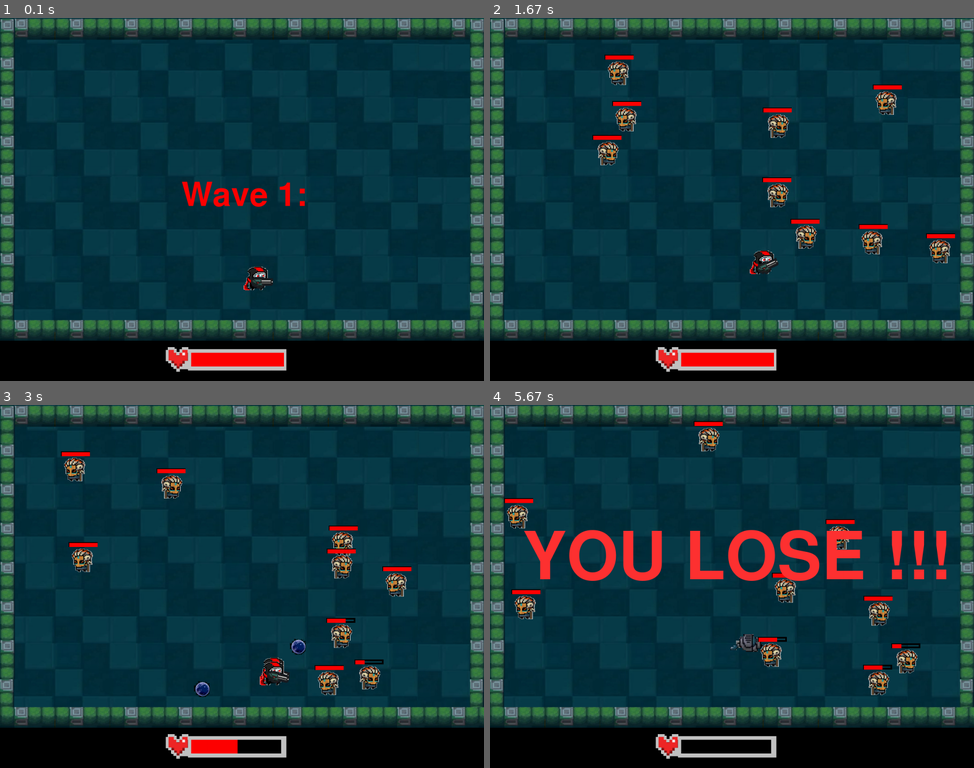
Above: before the commit, frames 1-4 (two rows, left to right).
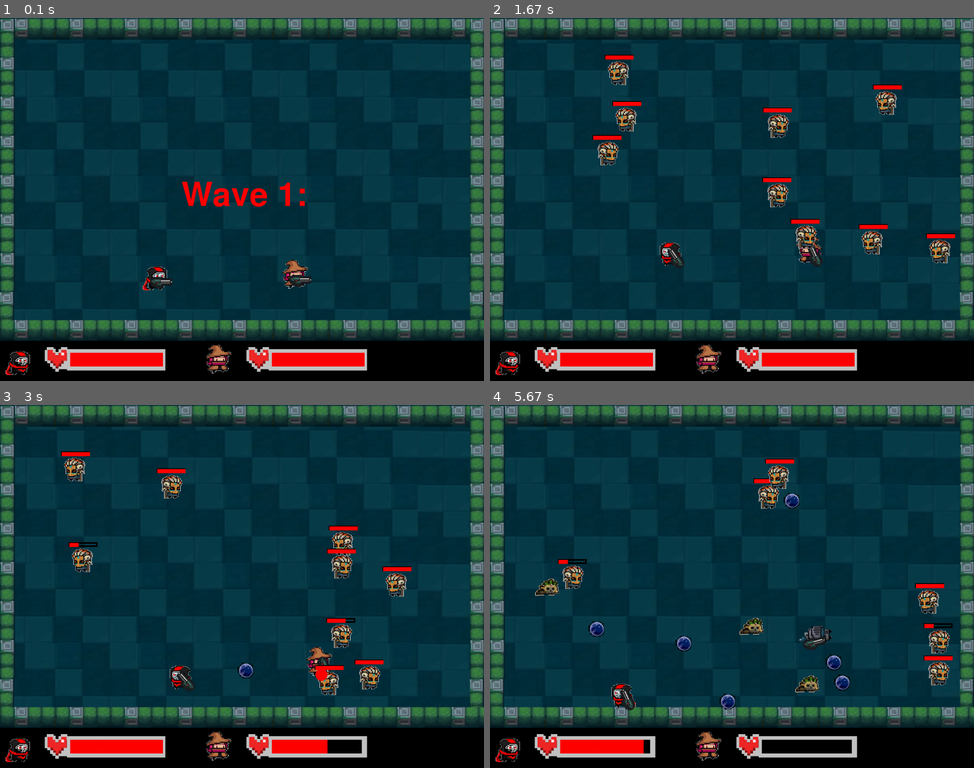
Above: after the commit, the same moments.

Repository: AlexPrilepin/-Pygame
Game: pygame game, started from pygraph.py
Two runs of this game, one before a commit and one after it. Both use one fixed random seed, a clock stepped at 60 frames per second and the inputs below.
Inputs (mouse positions are in pixels of both pictures, inside the frame that each line leads up to):
- Up to frame 1 (0.1 s): no input
- Up to frame 2 (1.67 s): tap Space at 0.33 s; hold D 0.67-1.13 s; hold Right 0.67-1.13 s; move the mouse to (775, 112) at 0.7 s; hold W 1.17-1.47 s; hold Up 1.17-1.47 s; move the mouse to (775, 105) at 1.2 s; press the mouse at (577, 243) at 1.53 s; move the mouse to (640, 228) at 1.63 s
- Up to frame 3 (3 s): release the mouse at (208, 601) at 1.77 s; hold D 1.83-2.3 s; hold Right 1.83-2.3 s; click (401, 470) at 1.92 s; hold A 2.33-2.87 s; hold Left 2.33-2.87 s; click (266, 477) at 2.42 s; hold S from 2.9 s (still down); hold Down from 2.9 s (still down); tap Space at 2.97 s; click (309, 506) at 2.98 s
- Up to frame 4 (5.67 s): release S at 3.2 s; release Down at 3.2 s; hold A 3.23-3.63 s; hold Left 3.23-3.63 s; tap Space at 3.3, 3.6, 3.73, 4.13, 4.43, 4.8, 5.2, 5.5 s; click (702, 604) at 3.32 s; hold W 3.67-4.03 s; hold Up 3.67-4.03 s; click (552, 561) at 3.75 s; hold D 4.07-4.7 s; hold Right 4.07-4.7 s; click (717, 582) at 4.15 s; hold S 4.73-5.1 s; hold Down 4.73-5.1 s; click (828, 564) at 4.82 s; hold A 5.13-5.6 s; hold Left 5.13-5.6 s; click (867, 717) at 5.22 s; hold D from 5.63 s (still down); hold Right from 5.63 s (still down)

The runs differ from the first frame. In frame 1, 4.9% of the frame differs, in the area x 1-76%, y 66-99%; in frame 2, 4.8%; in frame 3, 5.1%; in frame 4, 14%, in the area x 1-96%, y 4-99%.

Commit message:
Add files via upload

Diff:
--- a/pygraph.py
+++ b/pygraph.py
@@ -37,7 +37,7 @@
 hc.set_colorkey((255, 255, 255))
 
 aim = True
-GG = False
+GG_1, GG_2 = False, False
 courpses = []
 
 class Nepice:
@@ -48,7 +48,7 @@
         self.x = x
         self.hp = 10
         self.damage = 1
-        self.cd = 50
+        self.cd = randint(45, 55)
 
     def get_damage(self, amount):
         global courpses
@@ -76,7 +76,10 @@
         pass
 
     def attack(self):
-        aim_x, aim_y = hero.x, hero.y
+        if (sqrt((hero_2.x - self.x) ** 2 + (hero_2.y - self.y) ** 2) <= sqrt((hero.x - self.x) ** 2 + (hero.y - self.y) ** 2) and hero_2.hp > 0) or hero.hp <= 0:
+            aim_x, aim_y = hero_2.x, hero_2.y
+        else:
+            aim_x, aim_y = hero.x, hero.y
         bullets.append(NPC_bullet(self.x, self.y, aim_x, aim_y))
 
 
@@ -128,8 +131,11 @@
         if self.x < 30 or self.x > 1112 or self.y < 30 or self.y > 680:
             pygame.draw.circle(screen, (0, 0, 255), (self.x + 30, self.y + 55), 15)
             return True
-
-        if int(self.x + 30) in list(range(int(hero.x), int(hero.x + 70))) and int(self.y + 50) in list(range(int(hero.y), int(hero.y + 50))):
+        if int(self.x + 30) in list(range(int(hero_2.x), int(hero_2.x + 70))) and int(self.y + 50) in list(range(int(hero_2.y), int(hero_2.y + 50))):
+            hero_2.get_damage(self.damage)
+            pygame.draw.circle(screen, (0, 0, 255), (self.x + 30, self.y + 55), 15)
+            return True
+        elif int(self.x + 30) in list(range(int(hero.x), int(hero.x + 70))) and int(self.y + 50) in list(range(int(hero.y), int(hero.y + 50))):
             hero.get_damage(self.damage)
             pygame.draw.circle(screen, (0, 0, 255), (self.x + 30, self.y + 55), 15)
             return True
@@ -178,32 +184,39 @@
 
 class Hero:
     def __init__(self, typer):
-        self.x = 600
+        self.x = typer * 350
         self.y = 600
         self.nx = 1
+        self.tp = typer
         self.weapons = [[rifle_r, rifle_l]]
         self.curr_weapon = self.weapons[0]
         self.target_x = 1000
         self.target_y = 600
-        self.draw()
         self.angle = 0
         self.hp = 10
         self.total = 10
         self.cd = 0
         if typer == 1:
-            typer_r = hero_r
-            typer_l = hero_r
-        else:
-            typer_r = other_hero_r
-            typer_l = other_hero_r
+            self.typer_r = hero_r
+            self.typer_l = hero_l
+        else:
+            self.typer_r = other_hero_r
+            self.typer_l = other_hero_l
+        self.draw()
+
 
     def get_damage(self, num):
-        global GG
+        global GG_1, GG_2
         self.hp -= num
         if self.hp <= 0:
-            GG = True
+            if self.tp == 1:
+                GG_1 = True
+            else:
+                GG_2 = True
 
     def move(self, m_x, m_y):
+        if ((GG_1 == True and self.tp == 1) or (GG_2 == True and self.tp == 2)):
+            return
         if self.x + m_x <= 10:
             return
         if self.y + m_y <= 40:
@@ -218,16 +231,15 @@
             self.nx = -1
         elif m_x > 0:
             self.nx = 1
-        self.draw()
 
     def target(self, x, y):
         self.target_x = x
         self.target_y = y
 
-    def shoot(self, s_x, s_y):
+    def shoot(self, s_x=0, s_y=0):
         global bullets
-        if self.cd == 0:
-            if aim:
+        if self.cd == 0  and not ((GG_1 == True and self.tp == 1) or (GG_2 == True and self.tp == 2)):
+            if aim or self.tp == 2:
                 bull = Hero_bullet(self.x, self.y, self.target_x, self.target_y)
             else:
                 bull = Hero_bullet(self.x, self.y, s_x, s_y)
@@ -235,7 +247,7 @@
             self.cd = 10
 
     def draw(self):
-        if aim:
+        if aim or self.tp == 2:
             for num, i in enumerate(npc):
                 x, y = i.x, i.y
                 if num == 0:
@@ -249,46 +261,46 @@
         if len(npc) == 0 and aim:
             self.target_x, self.target_y = self.nx * 1000, self.y
             if self.nx == -1:
-                g_l_r = hero_l.get_rect(
+                g_l_r = self.typer_l.get_rect(
                     topleft=(self.x, self.y))
-                screen.blit(hero_l, g_l_r)
-                if not GG:
+                screen.blit(self.typer_l, g_l_r)
+                if not ((GG_1 == True and self.tp == 1) or (GG_2 == True and self.tp == 2)):
                     g_l_r = self.curr_weapon[1].get_rect(
-                        topleft=(self.x + 22, self.y + 42))
+                        topleft=(self.x + 22 - (self.tp - 1) * 5, self.y + 42 - (self.tp - 1) * 5))
                     rot_image = pygame.transform.rotate(self.curr_weapon[1], 0)
                     rot_rect = rot_image.get_rect(center=g_l_r.center)
                     rot_image.set_colorkey((24, 29, 35))
                     screen.blit(rot_image, rot_rect)
             else:
-                g_l_r = hero_r.get_rect(
+                g_l_r = self.typer_r.get_rect(
                     topleft=(self.x, self.y))
-                screen.blit(hero_r, g_l_r)
-                if not GG:
+                screen.blit(self.typer_r, g_l_r)
+                if not ((GG_1 == True and self.tp == 1) or (GG_2 == True and self.tp == 2)):
                     g_l_r = self.curr_weapon[0].get_rect(
-                        topleft=(self.x + 22, self.y + 42))
+                        topleft=(self.x + 22 - (self.tp - 1) * 5, self.y + 42 - (self.tp - 1) * 5))
                     rot_image = pygame.transform.rotate(self.curr_weapon[0], 0)
                     rot_rect = rot_image.get_rect(center=g_l_r.center)
                     rot_image.set_colorkey((24, 29, 35))
                     screen.blit(rot_image, rot_rect)
         else:
             if self.target_x < self.x:
-                g_l_r = hero_l.get_rect(
+                g_l_r = self.typer_l.get_rect(
                     topleft=(self.x, self.y))
-                screen.blit(hero_l, g_l_r)
-                if not GG:
+                screen.blit(self.typer_l, g_l_r)
+                if not ((GG_1 == True and self.tp == 1) or (GG_2 == True and self.tp == 2)):
                     g_l_r = self.curr_weapon[1].get_rect(
-                        topleft=(self.x + 22, self.y + 42))
+                        topleft=(self.x + 22 - (self.tp - 1) * 5, self.y + 42 - (self.tp - 1) * 5))
                     rot_image = pygame.transform.rotate(self.curr_weapon[1], int(1 * self.angle))
                     rot_rect = rot_image.get_rect(center=g_l_r.center)
                     rot_image.set_colorkey((24, 29, 35))
                     screen.blit(rot_image, rot_rect)
             else:
-                g_l_r = hero_r.get_rect(
+                g_l_r = self.typer_r.get_rect(
                     topleft=(self.x, self.y))
-                screen.blit(hero_r, g_l_r)
-                if not GG:
+                screen.blit(self.typer_r, g_l_r)
+                if not (GG_1 == True and self.tp == 1) or (GG_2 == True and self.tp == 2):
                     g_l_r = self.curr_weapon[0].get_rect(
-                        topleft=(self.x + 22, self.y + 42))
+                        topleft=(self.x + 22 - (self.tp - 1) * 5, self.y + 42 - (self.tp - 1) * 5))
                     rot_image = pygame.transform.rotate(self.curr_weapon[0], int(-1 * self.angle))
                     rot_rect = rot_image.get_rect(center=g_l_r.center)
                     rot_image.set_colorkey((24, 29, 35))
@@ -313,7 +325,7 @@
     waves = 3
     freeze_waves = 0
     win = 0
-    GG = False
+    GG_1, GG_2 = False, False
     pygame.mixer.music.load('grobik.mp3')
     ccc = 0
     hero_2.cd = cd = 0
@@ -322,7 +334,7 @@
             hero.cd -= 1
         if hero_2.cd > 0:
             hero_2.cd -= 1
-        if not GG:
+        if not (GG_1 and GG_2):
             npc_shoot += 1
         screen.fill((0, 0, 0))
         for a in range(1):
@@ -333,7 +345,7 @@
         for event in pygame.event.get():
             if event.type == pygame.QUIT:
                 running = False
-            if not GG:
+            if not (GG_1 and GG_2):
                 if event.type == pygame.MOUSEMOTION:
                     if not aim:
                         s_x, s_y = event.pos
@@ -342,38 +354,40 @@
                     s_x, s_y = event.pos
                     hero.shoot(s_x - 50, s_y - 50)
                 keys = pygame.key.get_pressed()
-                if keys[pygame.K_a] == True and keys[pygame.K_s] == True:
-                    hero.move(-10, 10)
+                if keys[pygame.K_SPACE] == True:
+                    hero_2.shoot()
+                elif keys[pygame.K_a] == True and keys[pygame.K_s] == True:
+                    hero_2.move(-15, 15)
                 elif keys[pygame.K_d] == True and keys[pygame.K_s] == True:
-                    hero.move(10, 10)
+                    hero_2.move(15, 15)
                 elif keys[pygame.K_a] == True and keys[pygame.K_w] == True:
-                    hero.move(-10, -10)
+                    hero_2.move(-15, -15)
                 elif keys[pygame.K_d] == True and keys[pygame.K_w] == True:
-                    hero.move(10, -10)
+                    hero_2.move(15, -15)
                 elif keys[pygame.K_a] == True:
-                    hero.move(-10, 0)
+                    hero_2.move(-15, 0)
                 elif keys[pygame.K_d] == True:
-                    hero.move(10, 0)
+                    hero_2.move(15, 0)
                 elif keys[pygame.K_s] == True:
-                    hero.move(0, 10)
+                    hero_2.move(0, 15)
                 elif keys[pygame.K_w] == True:
-                    hero.move(0, -10)
+                    hero_2.move(0, -15)
                 if keys[pygame.K_LEFT] == True and keys[pygame.K_DOWN] == True:
-                    hero_2.move(-10, 10)
+                    hero.move(-15, 10)
                 elif keys[pygame.K_RIGHT] == True and keys[pygame.K_DOWN] == True:
-                    hero_2.move(10, 10)
+                    hero.move(15, 15)
                 elif keys[pygame.K_LEFT] == True and keys[pygame.K_UP] == True:
-                    hero_2.move(-10, -10)
+                    hero.move(-15, -15)
                 elif keys[pygame.K_RIGHT] == True and keys[pygame.K_UP] == True:
-                    hero_2.move(10, -10)
+                    hero.move(15, -15)
                 elif keys[pygame.K_LEFT] == True:
-                    hero_2.move(-10, 0)
+                    hero.move(-15, 0)
                 elif keys[pygame.K_RIGHT] == True:
-                    hero_2.move(10, 0)
+                    hero.move(15, 0)
                 elif keys[pygame.K_DOWN] == True:
-                    hero_2.move(0, 10)
+                    hero.move(0, 15)
                 elif keys[pygame.K_UP] == True:
-                    hero_2.move(0, -10)
+                    hero.move(0, -15)
                 if keys[pygame.K_q] == True:
                     aim = not aim
         if len(npc) == 0 and waves_count < waves:
@@ -415,23 +429,32 @@
         hero_2.draw()
         pygame.draw.rect(screen, (0, 0, 0), (0, 800, 1200, 100))
         g_l_r1 = hp_bar.get_rect(
-                topleft=(400, 810))
+                topleft=(100, 810))
         screen.blit(hp_bar, g_l_r1)
-        pygame.draw.rect(screen, (255, 0, 0), (474, 830, int(230 * (hero.hp / hero.total)), 34))
+        g_l_r1 = hero_r.get_rect(
+                topleft=(10, 810))
+        screen.blit(hero_r, g_l_r1)
+        pygame.draw.rect(screen, (255, 0, 0), (174, 830, int(230 * (hero.hp / hero.total)), 34))
+        g_l_r1 = hp_bar.get_rect(
+                topleft=(600, 810))
+        screen.blit(hp_bar, g_l_r1)
+        g_l_r1 = other_hero_r.get_rect(
+                topleft=(510, 810))
+        screen.blit(other_hero_r, g_l_r1)
+        pygame.draw.rect(screen, (255, 0, 0), (674, 830, int(230 * (hero_2.hp / hero.total)), 34))
         for num, x in enumerate(npc):
-            x.move(x.hp, GG)
-            if not GG:
+            x.move(x.hp, (GG_1 and GG_2))
+            if not (GG_1 and GG_2):
                 if x.hp <= 0:
                     del npc[num]
                 if npc_shoot % x.cd  == 0:
                     x.attack()
-        if not GG:
-            for num, i in enumerate(bullets):
-                if i.draw() is True:
-                    del bullets[num]
-            for num, i in enumerate(npc_bullets):
-                if i.draw() is True:
-                    del npc_bullets[num]
+        for num, i in enumerate(bullets):
+            if i.draw() is True:
+                del bullets[num]
+        for num, i in enumerate(npc_bullets):
+            if i.draw() is True:
+                del npc_bullets[num]
 
 
         if waves_count == waves and len(npc) == 0 and win >= 0 and win < 60:
@@ -443,15 +466,18 @@
             n = pygame.font.Font(None, 120)
             t = n.render(f'Wave {waves_count + 1}: ', True, (255, 0, 0))
             screen.blit(t, (450, 400))
-        if GG:
-            hero_l, hero_r = hc, hc
+        if GG_1 and GG_2:
+            hero_2.typer_l, hero_2.typer_r, hero.typer_l, hero.typer_r = hc, hc, hc, hc
             n = pygame.font.Font(None, 240)
             t = n.render(f'YOU LOSE !!!', True, (255, 50, 50))
             screen.blit(t, (80, 300))
             if ccc == 0:
                 pygame.mixer.music.play()
                 ccc += 1
-
+        elif GG_1:
+            hero.typer_l, hero.typer_r = hc, hc
+        elif GG_2:
+            hero_2.typer_l, hero_2.typer_r = hc, hc
         clock.tick(fps)
         pygame.display.flip()
     pygame.quit()
Binary file changed: other_hero_l.png
Binary file changed: other_hero_r.png
